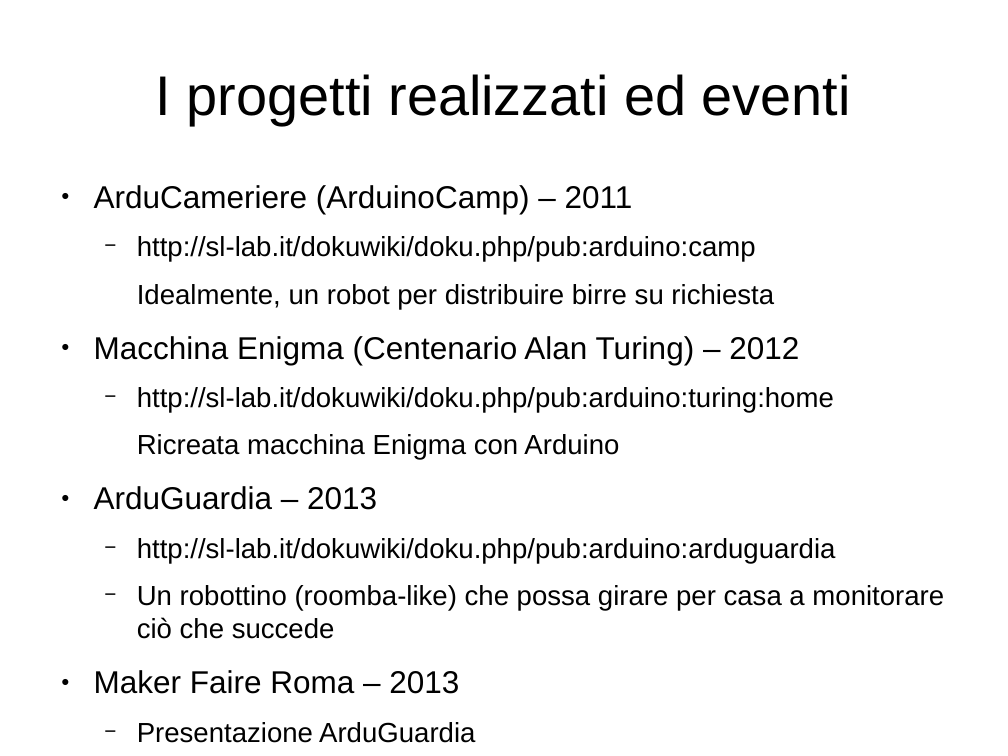
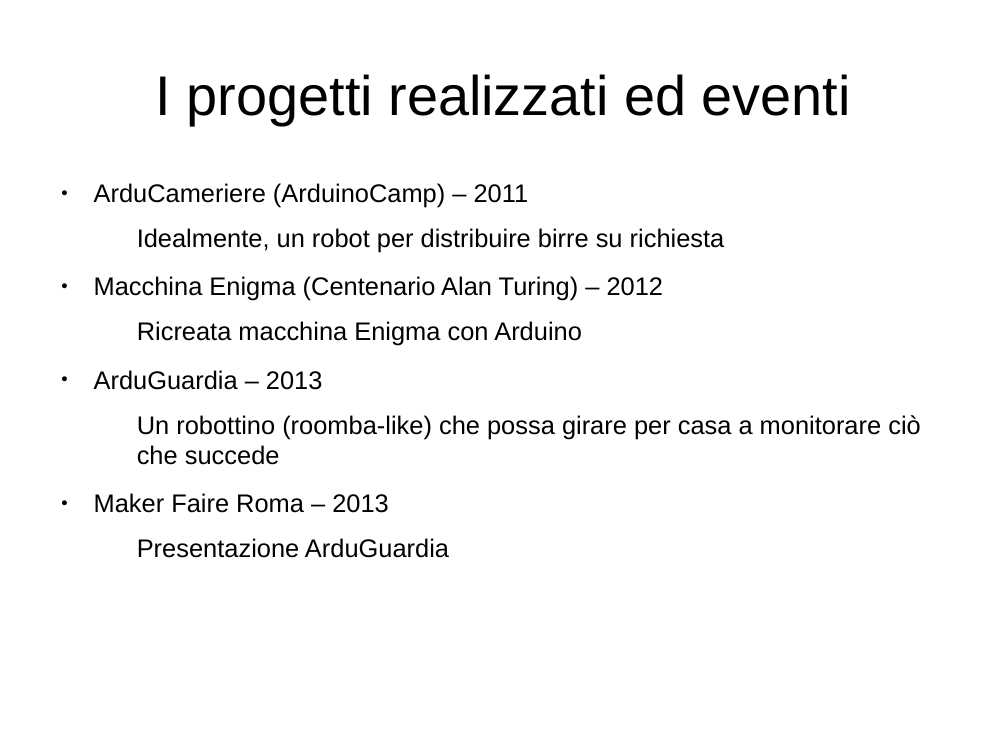
Before and after one commit to atrent/ArduAfternoon, a slide deck: slide 5 of GenuinoDay/PresentazioneArduinoAfteroon.odp. Drawn at 1008x756 pixels with LibreOffice and Linux fonts; fonts in the diff are those of the drawing; background and template pictures are left out. Boxes give left, top, right and bottom in pixels: in the first picture for what was removed or moved away, otherwise in the second. Text is boxed around its words. In the diff, an @@ line names an element or a change of style, - is before the commit and + after.

```diff
--- a/GenuinoDay/PresentazioneArduinoAfteroon.odp
+++ b/GenuinoDay/PresentazioneArduinoAfteroon.odp
@@ text "ArduCameriere (ArduinoCamp) – 2011" at box(94, 183, 921, 558): size 24.8 to 20 pt in "ArduCameriere (ArduinoCamp) – 2011", "Macchina Enigma (Centenario Alan Turing) – 2012", "ArduGuardia – 2013", "Maker Faire Roma – 2013"; size 21.7 to 20 pt in "Idealmente, un robot per distribuire birre su ...", "Ricreata macchina Enigma con Arduino", "Un robottino (roomba-like) che possa girare per ...", "Presentazione ArduGuardia"; bullet − to none @@
@@ text at box(137, 236, 756, 262): paragraph removed @@
-  − http://sl-lab.it/dokuwiki/doku.php/pub:arduino:camp
@@ text at box(137, 387, 834, 413): paragraph removed @@
-  − http://sl-lab.it/dokuwiki/doku.php/pub:arduino:turing:home
@@ text at box(137, 538, 836, 563): paragraph removed @@
-  − http://sl-lab.it/dokuwiki/doku.php/pub:arduino:arduguardia
@@ text added at box(345, 692, 664, 745), 14 pt, text #FFFFFF @@
+http://arduinoafternoon.di.unimi.it
```
Also in this commit, not shown: 9 other slides changed.
